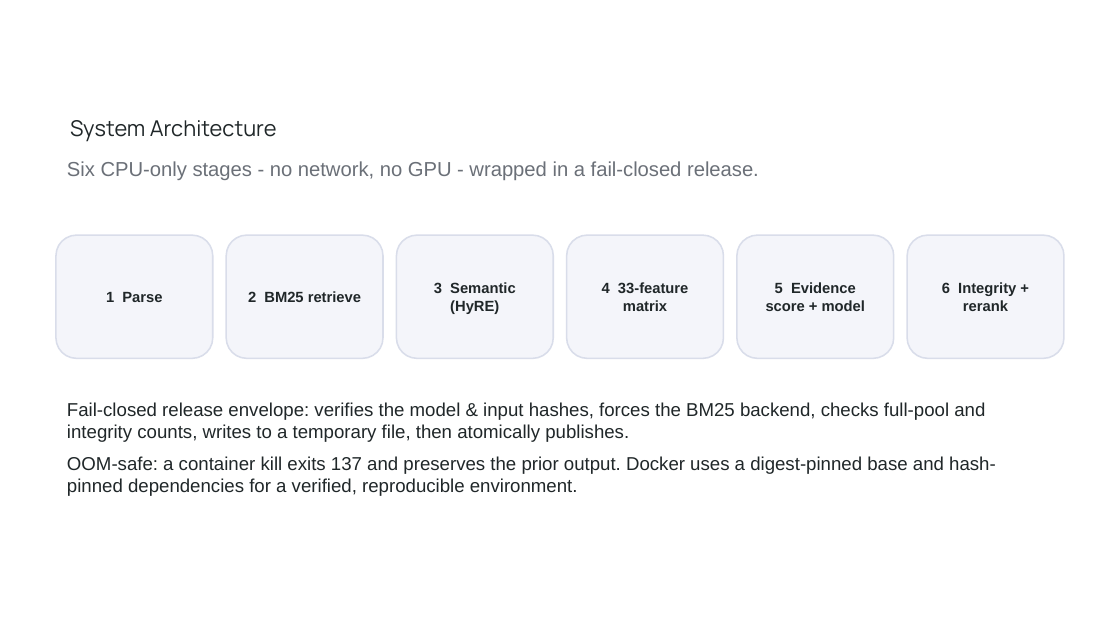
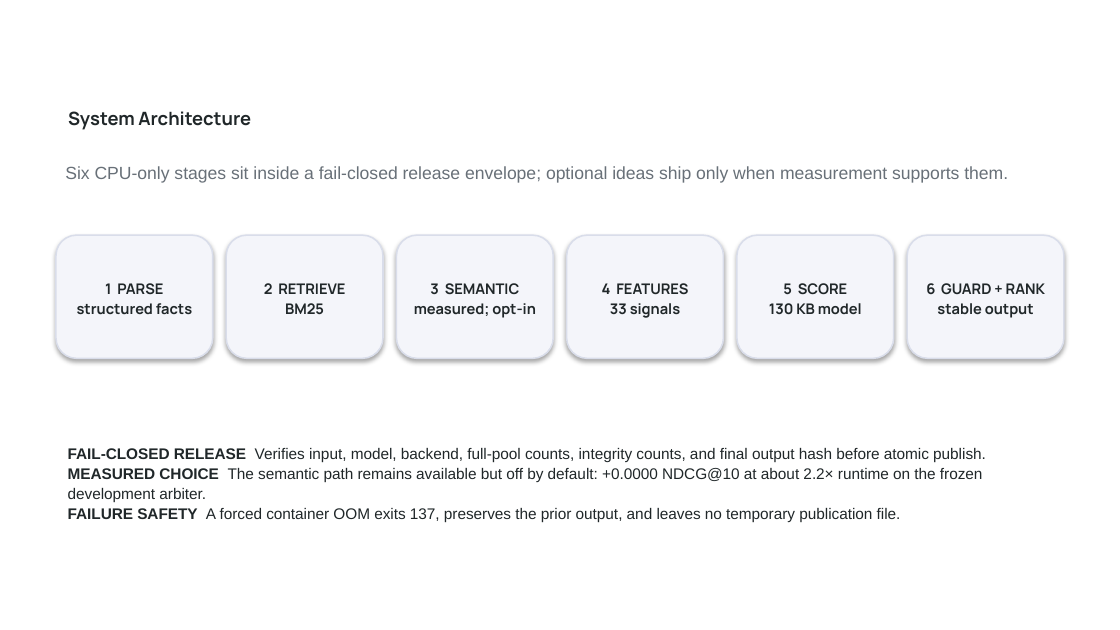
Before and after one commit to bansalbhunesh/redrob-hirefit-ranker, a slide deck: slide 7 of docs/HireFit_Submission_Deck.pptx. Drawn at 1120x630 pixels with LibreOffice and Linux fonts; fonts in the diff are those of the drawing; background and template pictures are left out. Boxes give left, top, right and bottom in pixels: in the first picture for what was removed or moved away, otherwise in the second. Text is boxed around its words. In the diff, an @@ line names an element or a change of style, - is before the commit and + after.

```diff
--- a/docs/HireFit_Submission_Deck.pptx
+++ b/docs/HireFit_Submission_Deck.pptx
@@ text "System Architecture" at (x1=68, y1=111, x2=251, y2=130): size 14 to 11.8 pt, bold on; line spacing 1.15 to 1 @@
@@ text at (x1=65, y1=166, x2=1008, y2=183): text changed; size 13 to 11.2 pt; text colour #6B7078 to #687078 @@
-Six CPU-only stages - no network, no GPU - wrapped in a fail-closed release.
+Six CPU-only stages sit inside a fail-closed release envelope; optional ideas ship only when measurement supports them.
@@ shadow on in 6 elements at (x1=56, y1=235, x2=213, y2=358), (x1=226, y1=235, x2=383, y2=358), (x1=737, y1=235, x2=894, y2=358), (x1=396, y1=235, x2=553, y2=358), (x1=567, y1=235, x2=724, y2=358), (x1=907, y1=235, x2=1064, y2=358) @@
@@ text in rounded rectangle at (x1=77, y1=283, x2=192, y2=315): text changed; size 9.5 to 9.4 pt; font Arial to Manrope @@
-1 Parse
+1 PARSE
+structured facts
@@ text in rounded rectangle at (x1=264, y1=283, x2=345, y2=314): text changed; size 9.5 to 9.4 pt; font Arial to Manrope @@
-2 BM25 retrieve
+2 RETRIEVE
+BM25
@@ text in rounded rectangle at (x1=414, y1=283, x2=536, y2=318): text changed; size 9.5 to 9.4 pt; font Arial to Manrope @@
-3 Semantic (HyRE)
+3 SEMANTIC
+measured; opt-in
@@ text in rounded rectangle at (x1=602, y1=283, x2=688, y2=318): text changed; size 9.5 to 9.4 pt; font Arial to Manrope @@
-4 33-feature matrix
+4 FEATURES
+33 signals
@@ text in rounded rectangle at (x1=769, y1=283, x2=862, y2=315): text changed; size 9.5 to 9.4 pt; font Arial to Manrope @@
-5 Evidence score + model
+5 SCORE
+130 KB model
@@ text in rounded rectangle at (x1=926, y1=283, x2=1045, y2=318): text changed; size 9.5 to 9.4 pt; font Arial to Manrope @@
-6 Integrity + rerank
+6 GUARD + RANK
+stable output
@@ text "FAIL-CLOSED RELEASE Verifies input, model, ..." at (x1=68, y1=448, x2=986, y2=523): vertical alignment top to middle @@
@@ text at (x1=68, y1=448, x2=986, y2=523): text changed; size 12 to 9.9 pt @@
-Fail-closed release envelope: verifies the model & input hashes, forces the BM25 backend, checks full-pool and integrity counts, writes to a temporary file, then atomically publishes.
-OOM-safe: a container kill exits 137 and preserves the prior output. Docker uses a digest-pinned base and hash-pinned dependencies for a verified, reproducible environment.
+FAIL-CLOSED RELEASE Verifies input, model, backend, full-pool counts, integrity counts, and final output hash before atomic publish.
+MEASURED CHOICE The semantic path remains available but off by default: +0.0000 NDCG@10 at about 2.2× runtime on the frozen development arbiter.
+FAILURE SAFETY A forced container OOM exits 137, preserves the prior output, and leaves no temporary publication file.
```
Also in this commit, not shown: 9 other slides changed, 1 slide added, 1 slide removed.
